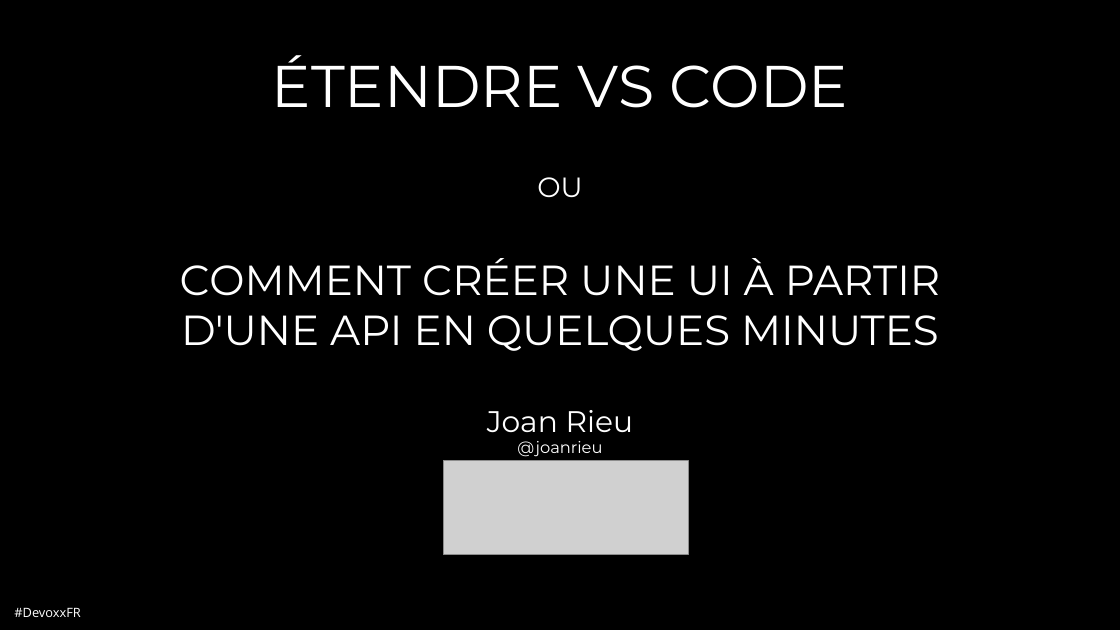
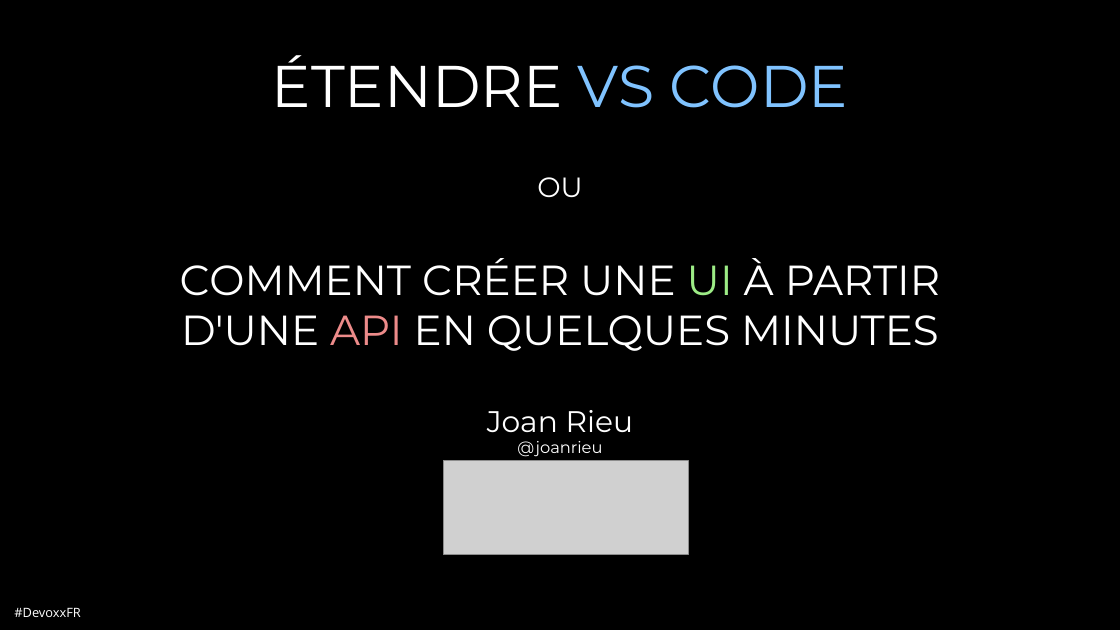
Before and after one commit to joanrieu/extending-vscode, a slide deck: slide 1 of Etendre VS Code - Devoxx 2019.pptx. Drawn at 1120x630 pixels with LibreOffice and Linux fonts; fonts in the diff are those of the drawing; grey boxes stand for pictures; background and template pictures are left out. Boxes give left, top, right and bottom in pixels: in the first picture for what was removed or moved away, otherwise in the second. Text is boxed around its words. In the diff, an @@ line names an element or a change of style, - is before the commit and + after.

Commit message:
add colors to title

```diff
--- a/Etendre VS Code - Devoxx 2019.pptx
+++ b/Etendre VS Code - Devoxx 2019.pptx
@@ title "ÉTENDRE VS CODE OU COMMENT ..." at <box>180,55,940,351</box>: text colour #FFFFFF to #80C3FF in "VS CODE"; text colour #FFFFFF to #9DEC86 in "UI"; text colour #FFFFFF to #ED8B8A in "API" @@
```
